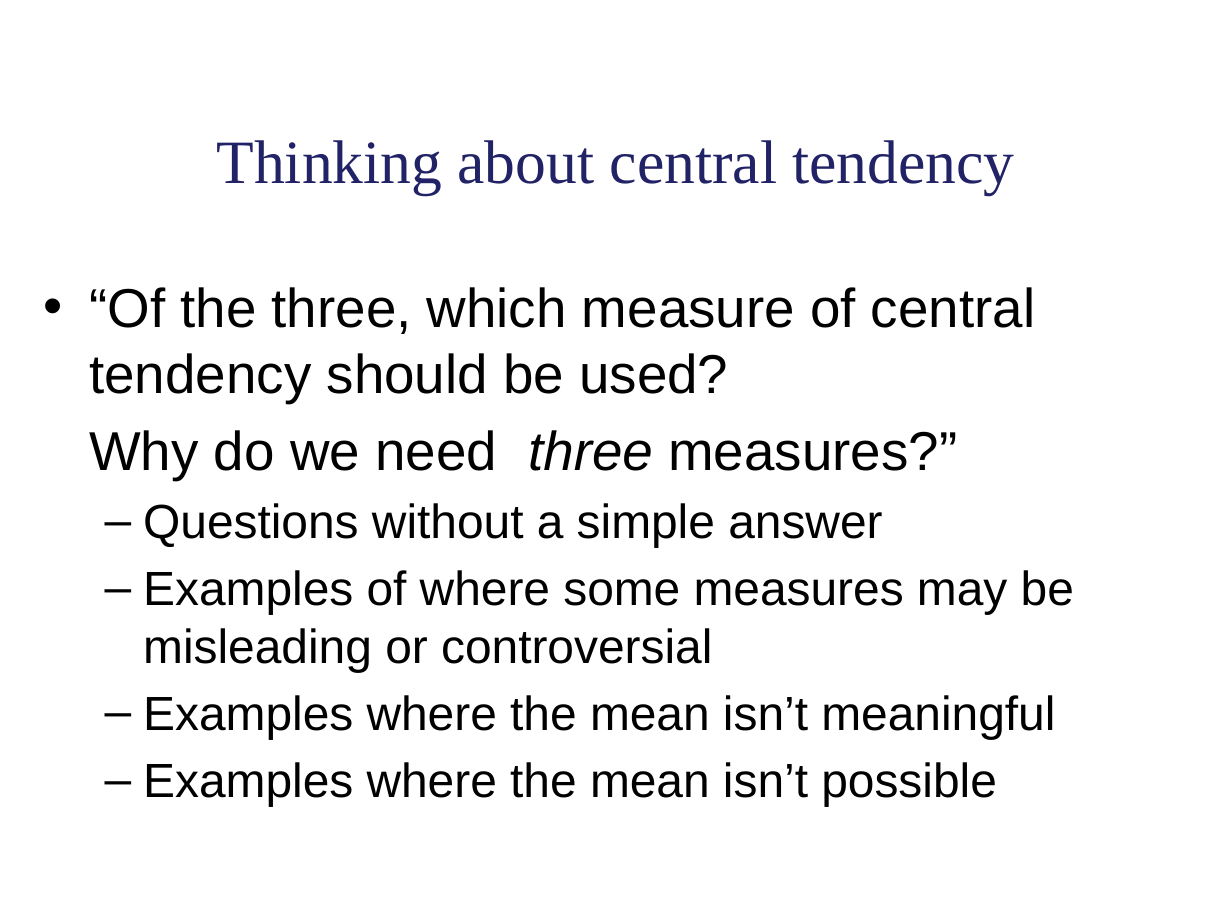
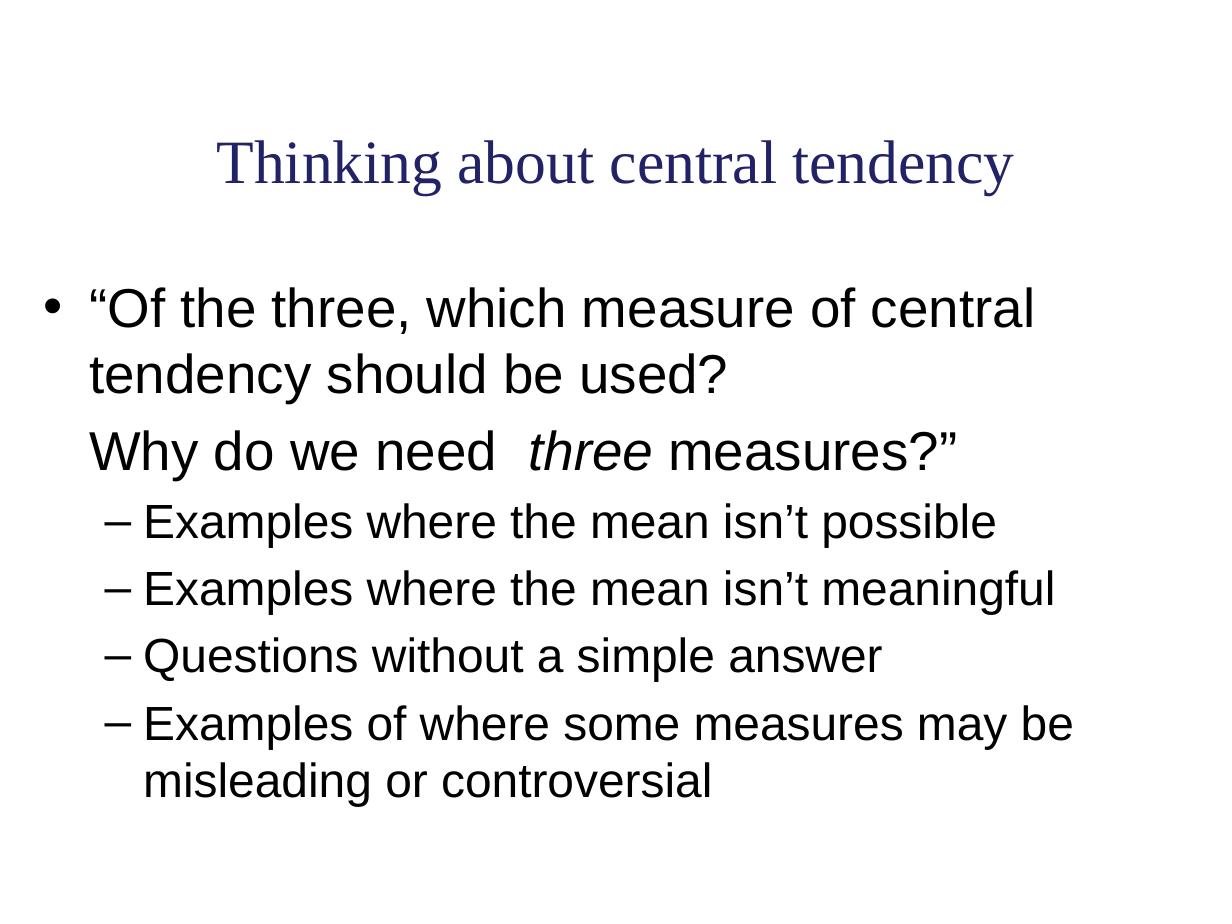
Before and after one commit to lu-psy-r/year1, a slide deck: slide 19 of PSYC121/data/Week_1/week 1 lecture slides.pptx. Drawn at 1232x924 pixels with LibreOffice and Linux fonts; fonts in the diff are those of the drawing. Boxes give left, top, right and bottom in pixels: in the first picture for what was removed or moved away, otherwise in the second. Text is boxed around its words. In the diff, an @@ line names an element or a change of style, - is before the commit and + after.

```diff
--- a/PSYC121/data/Week_1/week 1 lecture slides.pptx
+++ b/PSYC121/data/Week_1/week 1 lecture slides.pptx
@@ text at [143,503,1055,614]: paragraphs added @@
+  – Examples where the mean isn’t possible
+  – Examples where the mean isn’t meaningful
@@ text at [143,695,1055,806]: paragraphs removed @@
-  – Examples where the mean isn’t meaningful
-  – Examples where the mean isn’t possible
```
Also in this commit, not shown: 9 other slides changed, 2 slides added, 2 slides removed, 3 other files.
